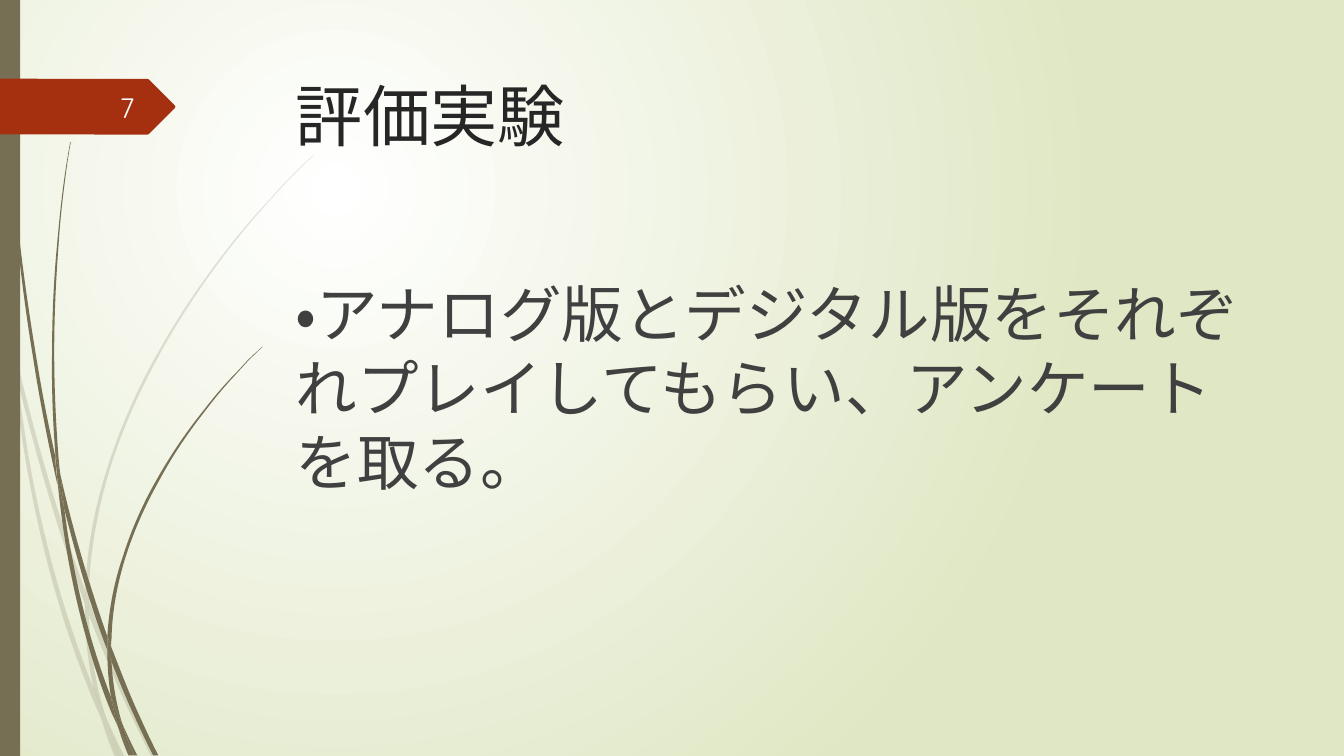
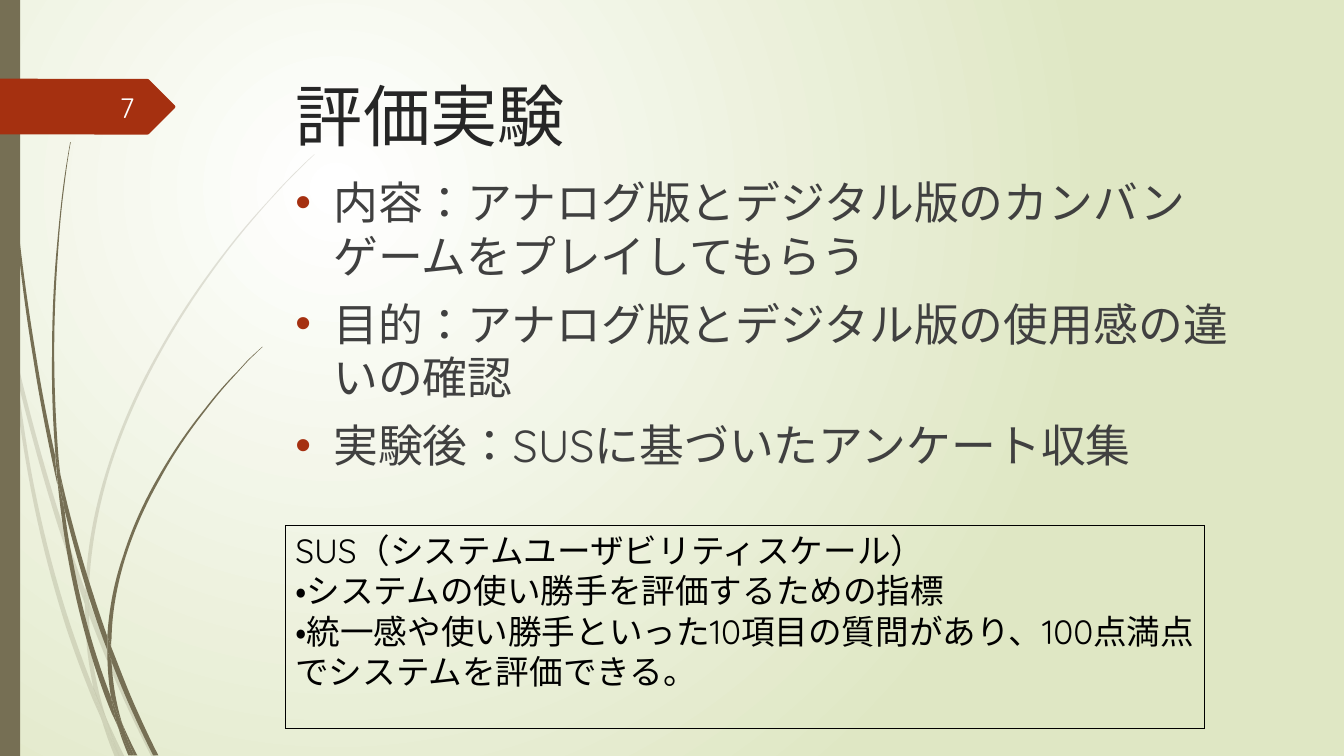
Before and after one commit to igakilab/sotuken_maeda, a slide deck: slide 7 of 中間発表.pptx. Drawn at 1344x756 pixels with LibreOffice and Linux fonts; fonts in the diff are those of the drawing. Boxes give left, top, right and bottom in pixels: in the first picture for what was removed or moved away, otherwise in the second. Text is boxed around its words. In the diff, an @@ line names an element or a change of style, - is before the commit and + after.

```diff
--- a/中間発表.pptx
+++ b/中間発表.pptx
@@ text at [333, 181, 1228, 466]: text changed; size 44 to 32 pt @@
-・アナログ版とデジタル版をそれぞれプレイしてもらい、アンケートを取る。
+• 内容：アナログ版とデジタル版のカンバンゲームをプレイしてもらう
+• 目的：アナログ版とデジタル版の使用感の違いの確認
+• 実験後：SUSに基づいたアンケート収集
@@ rectangle added at [285, 525, 1205, 729], outline #000000 0.75 pt, 24 pt, text #000000 @@
+SUS（システムユーザビリティスケール）
+・システムの使い勝手を評価するための指標
+・統一感や使い勝手といった10項目の質問があり、100点満点でシステムを評価できる。
```
Also in this commit, not shown: 2 other slides changed.
